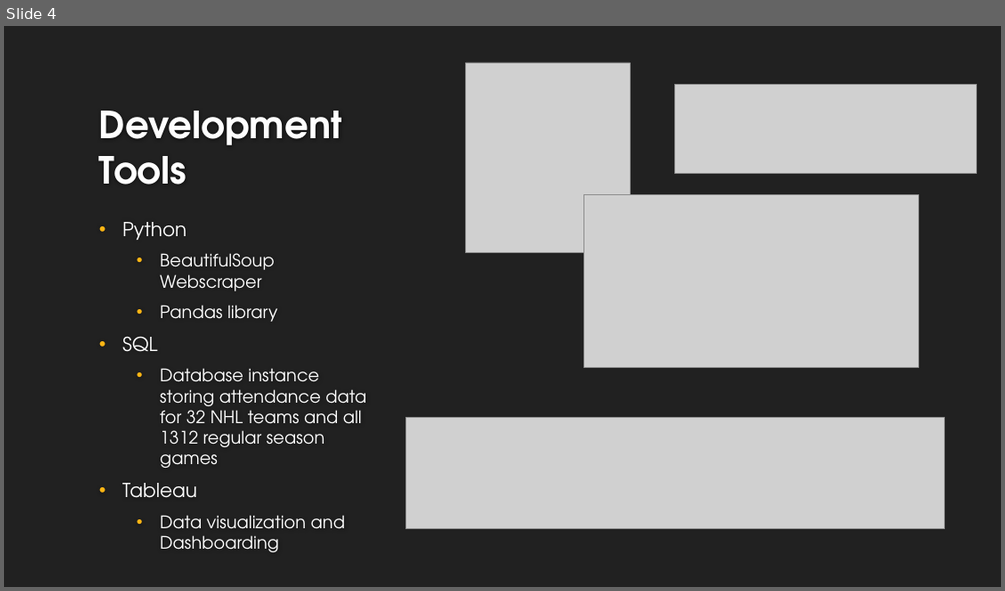
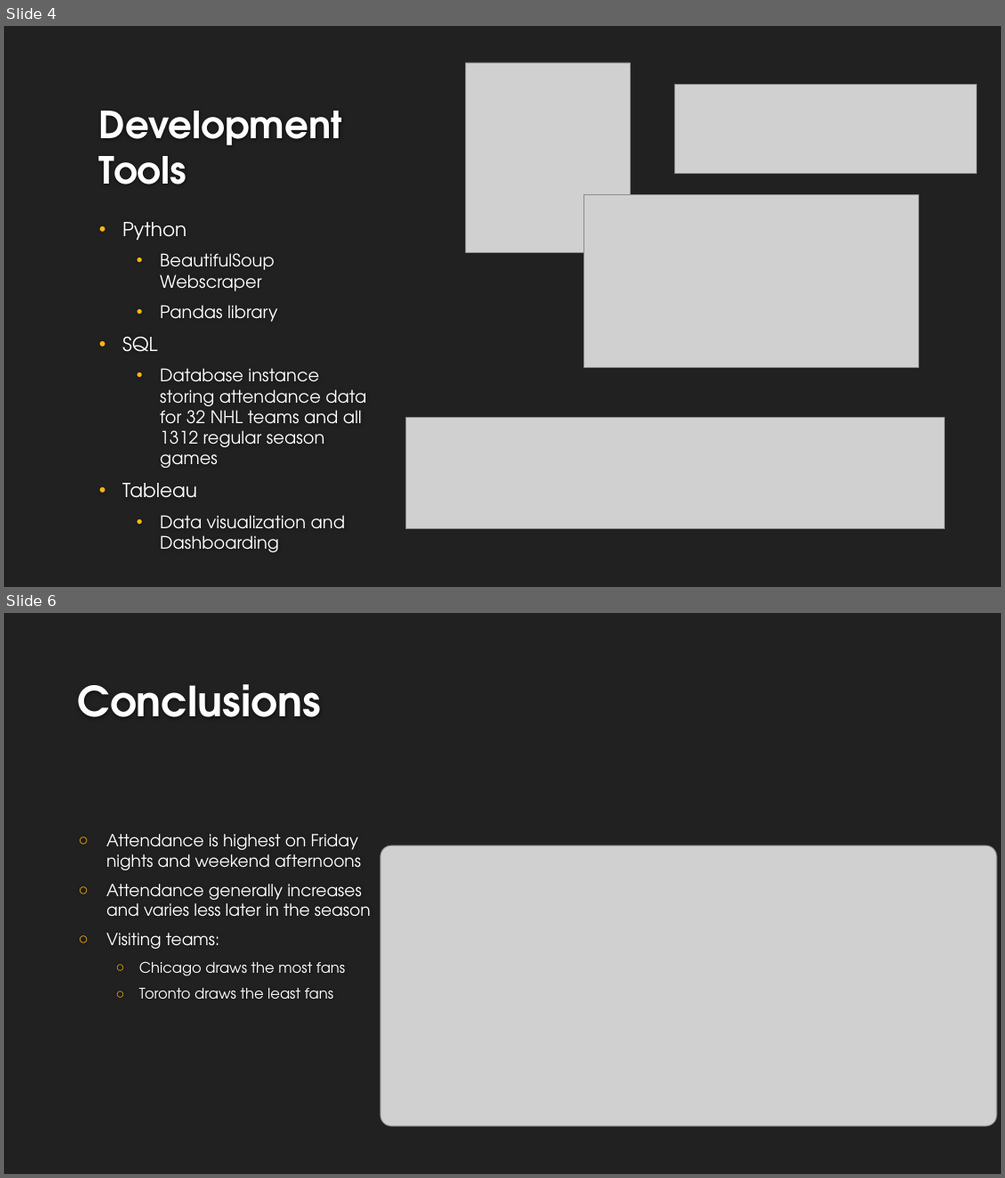
Before and after one commit to nithinr7/NHL-Attendance-Dashboard, a slide deck: Penguins Presentation.pptx. Shown one above the other, each under a label of ours: slide 4 before the commit, slides 4 and 6 after it; the slides between them are not shown. The pictures are 1005x591 and 1005x1178 pixels, drawn with LibreOffice and Linux fonts; fonts in the diff are those of the drawing; grey boxes stand for pictures; background and template pictures are left out. Boxes give left, top, right and bottom in pixels: in the first picture for what was removed or moved away, otherwise in the second. Text is boxed around its words. In the diff, an @@ line names an element or a change of style, - is before the commit and + after.

```diff
--- a/Penguins Presentation.pptx
+++ b/Penguins Presentation.pptx
@@ slide 6 added at bbox=[4, 613, 1001, 1174], background #212121 @@
@@ title added at bbox=[78, 684, 321, 717], 40 pt, text #FEFEFE, bold @@
+Conclusions
@@ text added at bbox=[106, 834, 371, 998], 16 pt, text #FFFFFF @@
+○ Attendance is highest on Friday nights and weekend afternoons
+○ Attendance generally increases and varies less later in the season
+○ Visiting teams:
+  ○ Chicago draws the most fans
+  ○ Toronto draws the least fans
@@ picture added at bbox=[380, 845, 996, 1126] @@
```
Also in this commit, not shown: 2 slides changed, 2 other slides added, 3 other files.
